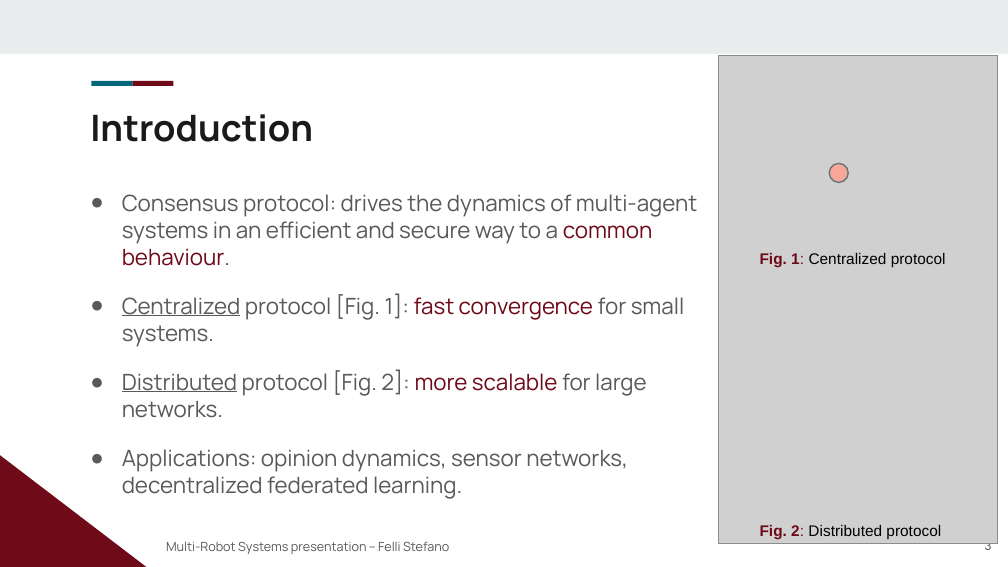
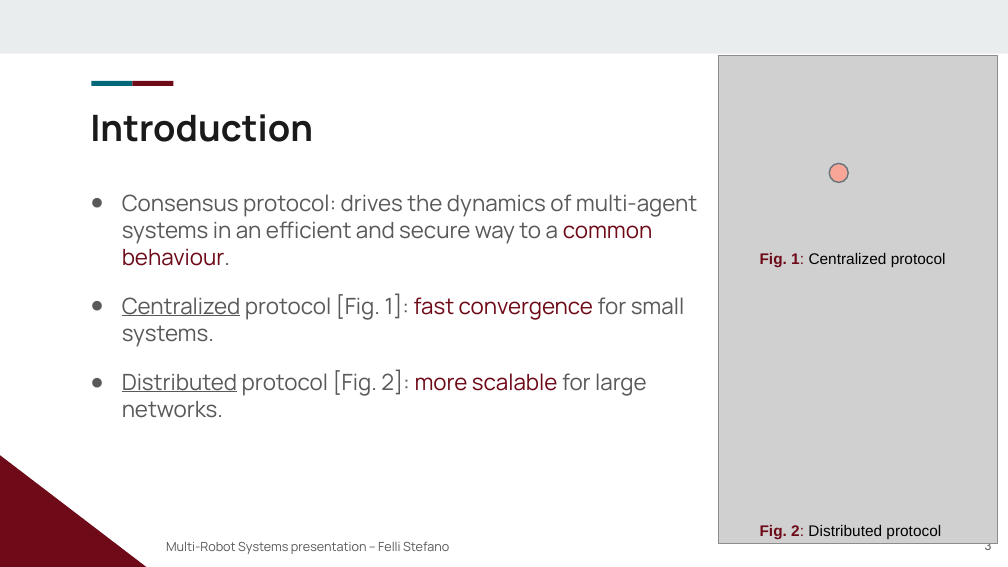
Before and after one commit to StefanoF00/CAMS_distributed_consensus_protocol, a slide deck: slide 3 of CAMS_Presentation.pptx. Drawn at 1008x567 pixels with LibreOffice and Linux fonts; fonts in the diff are those of the drawing; grey boxes stand for pictures; background and template pictures are left out. Boxes give left, top, right and bottom in pixels: in the first picture for what was removed or moved away, otherwise in the second. Text is boxed around its words. In the diff, an @@ line names an element or a change of style, - is before the commit and + after.

Commit message:
updated pptx

```diff
--- a/CAMS_Presentation.pptx
+++ b/CAMS_Presentation.pptx
@@ text at [122,449,628,499]: paragraph removed @@
-● Applications: opinion dynamics, sensor networks, decentralized federated learning.
```
Also in this commit, not shown: 1 slide removed, 4 other files.
